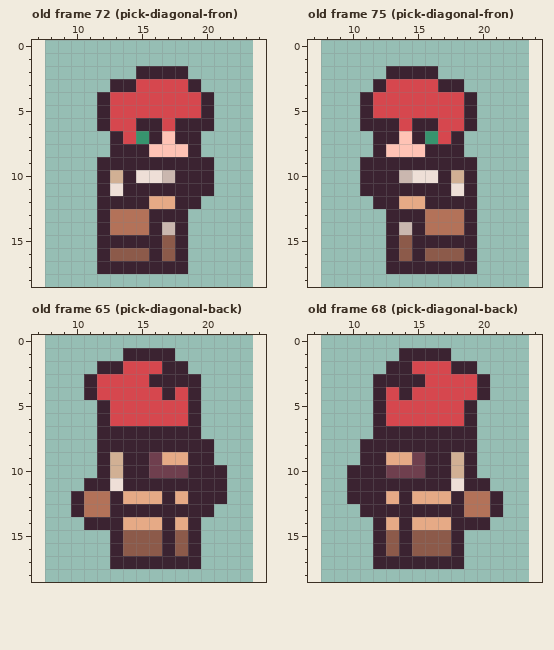
A pixel-art file gets an edit: Assets/Resources/Player/Sprites/Movement/player-walking.aseprite. The picture above was drawn from the file before the commit.
16x19 pixels, 76 frames. Shown: old frame 72 (pick-diagonal-fron): x 7..24, y 0..18; old frame 75 (pick-diagonal-fron): x 7..24, y 0..18; old frame 65 (pick-diagonal-back): x 7..24, y 0..18; old frame 68 (pick-diagonal-back): x 7..24, y 0..18. The old version is drawn lined up with the new one, on the new canvas. The commit also changed other frames, which this record leaves out.
And afterwards:
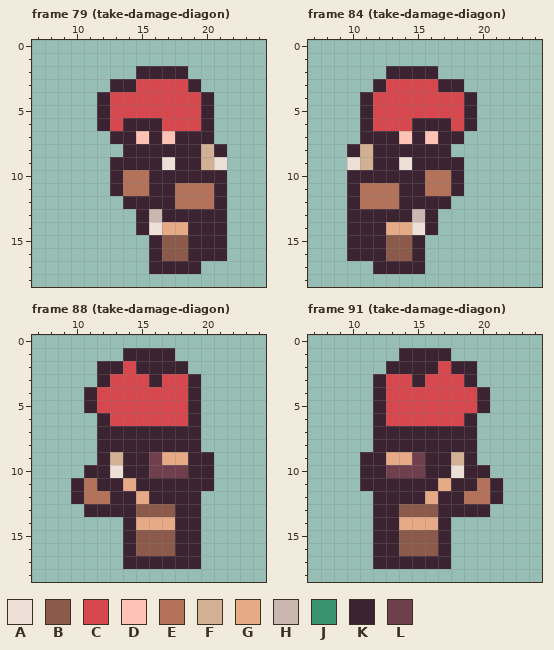
Palette (. is transparent): A #eedfd7  B #8c5a4a  C #d6474e  D #ffc3b5  E #b37259  F #d1b094  G #e6aa86  H #cab7af  J #37946e  K #3b2331  L #6f3f4e
A new or re-ordered frame is compared with the old frame closest to it.
Edits made:
canvas 16x19 -> 32x19, the old top-left corner now at 8,0
frames 76 -> 92
--- frame 79 (take-damage-diagon) is new; against old frame 72 (pick-diagonal-fron)
@@ x 7..24 @@
  5 .....KCCCCCCCK....
- 6 .....KCCKKCKKK....
- 7 ......KCJKDKK.....
- 8 ......KKKDDDK.....
- 9 .....KKKKKKKKK....
-10 .....KFKAAHKKK....
-11 .....KAKKKKKKK....
-12 .....KKKKGGKK.....
-13 .....KEEEKKK......
-14 .....KEEEKHK......
-15 .....KKKKKBK......
-16 .....KBBBKBK......
-17 .....KKKKKKK......
+ 6 .....KCKKKCCCK....
+ 7 ......KKDKDKKK....
+ 8 .......KKKKKKFK...
+ 9 ......KKKKAKKFA...
+10 ......KEEKKKKKK...
+11 ......KEEKKEEEK...
+12 .......KKKKEEEK...
+13 ........KHKKKKK...
+14 ........KAGGKKK...
+15 .........KBBKKK...
+16 .........KBBKKK...
+17 .........KKKK.....
 18 ..................
--- frame 84 (take-damage-diagon) is new; against old frame 75 (pick-diagonal-fron)
@@ x 7..24 @@
  5 ....KCCCCCCCK.....
- 6 ....KKKCKKCCK.....
- 7 .....KKDKJCK......
- 8 .....KDDDKKK......
- 9 ....KKKKKKKKK.....
-10 ....KKKHAAKFK.....
-11 ....KKKKKKKAK.....
-12 .....KKGGKKKK.....
-13 ......KKKEEEK.....
-14 ......KHKEEEK.....
-15 ......KBKKKKK.....
-16 ......KBKBBBK.....
-17 ......KKKKKKK.....
+ 6 ....KCCCKKKCK.....
+ 7 ....KKKDKDKK......
+ 8 ...KFKKKKKK.......
+ 9 ...AFKKAKKKK......
+10 ...KKKKKKEEK......
+11 ...KEEEKKEEK......
+12 ...KEEEKKKK.......
+13 ...KKKKKHK........
+14 ...KKKGGAK........
+15 ...KKKBBK.........
+16 ...KKKBBK.........
+17 .....KKKK.........
 18 ..................
--- frame 88 (take-damage-diagon) is new; against old frame 65 (pick-diagonal-back)
@@ x 7..24 @@
  1 .......KKKK.......
- 2 .....KKCCCKK......
- 3 ....KCCCCKKKK.....
- 4 ....KCCCCCKCK.....
- 5 .....KCCCCCCK.....
+ 2 .....KKCKKKK......
+ 3 .....KCCCKCCK.....
+ 4 ....KCCCCCCCK.....
+ 5 ....KCCCCCCCK.....
  6 .....KCCCCCCK.....
  7 .....KKKKKKKK.....
- 8 .....KKKKKKKKK....
+ 8 .....KKKKKKKK.....
  9 .....KFKKLGGKK....
-10 .....KFKKLLLKKK...
-11 ....KKAKKKKKKKK...
-12 ...KEEKGGGKGKKK...
-13 ...KEEKKKKKKKK....
-14 ....KKKGGGKGK.....
-15 ......KBBBKBK.....
-16 ......KBBBKBK.....
-17 ......KKKKKKK.....
+10 ....KKAKKLLLKK....
+11 ...KEKKGKKKKKK....
+12 ...KEEKKGKKKK.....
+13 ....KKKKBBBKK.....
+14 .......KGGGKK.....
+15 .......KBBBKK.....
+16 .......KBBBKK.....
+17 .......KKKKKK.....
 18 ..................
--- frame 91 (take-damage-diagon) is new; against old frame 68 (pick-diagonal-back)
@@ x 7..24 @@
  1 .......KKKK.......
- 2 ......KKCCCKK.....
- 3 .....KKKKCCCCK....
- 4 .....KCKCCCCCK....
- 5 .....KCCCCCCK.....
+ 2 ......KKKKCKK.....
+ 3 .....KCCKCCCK.....
+ 4 .....KCCCCCCCK....
+ 5 .....KCCCCCCCK....
  6 .....KCCCCCCK.....
  7 .....KKKKKKKK.....
- 8 ....KKKKKKKKK.....
+ 8 .....KKKKKKKK.....
  9 ....KKGGLKKFK.....
-10 ...KKKLLLKKFK.....
-11 ...KKKKKKKKAKK....
-12 ...KKKGKGGGKEEK...
-13 ....KKKKKKKKEEK...
-14 .....KGKGGGKKK....
-15 .....KBKBBBK......
-16 .....KBKBBBK......
-17 .....KKKKKKK......
+10 ....KKLLLKKAKK....
+11 ....KKKKKKGKKEK...
+12 .....KKKKGKKEEK...
+13 .....KKBBBKKKK....
+14 .....KKGGGK.......
+15 .....KKBBBK.......
+16 .....KKBBBK.......
+17 .....KKKKKK.......
 18 ..................
Boxes around the changes in both pictures, in picture pixels (x1, y1, x2, y2):
changed: (97, 118, 227, 274)
changed: (347, 118, 477, 274)
changed: (71, 361, 227, 569)
changed: (347, 361, 503, 569)
